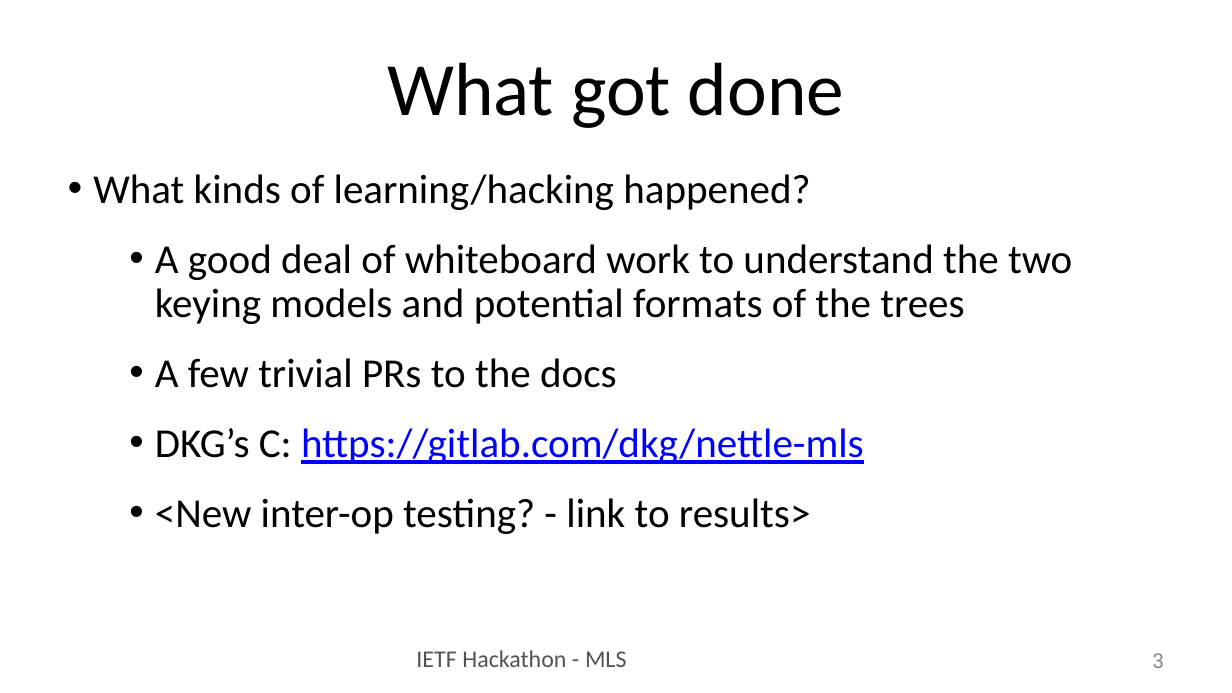
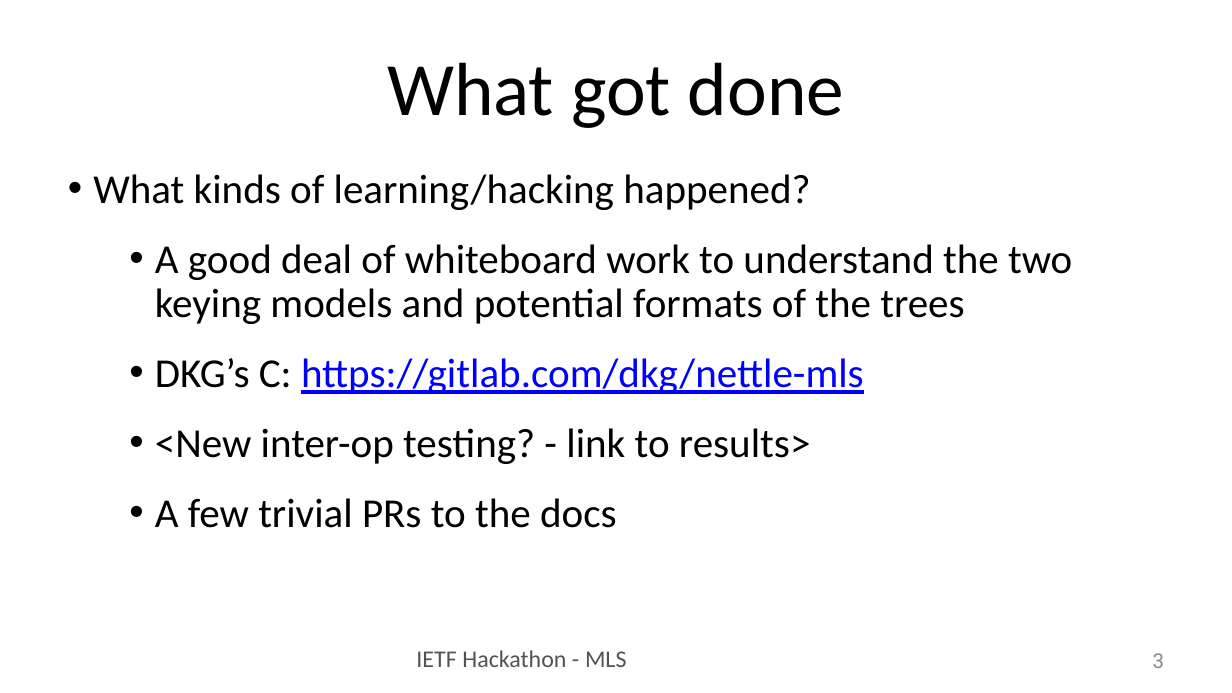
Before and after one commit to IETF-Hackathon/ietf102-project-presentations, a slide deck: slide 3 of hackathon-presentation-MLS.pptx. Drawn at 1232x693 pixels with LibreOffice and Linux fonts; fonts in the diff are those of the drawing. Boxes give left, top, right and bottom in pixels: in the first picture for what was removed or moved away, otherwise in the second. Text is boxed around its words. In the diff, an @@ line names an element or a change of style, - is before the commit and + after.

```diff
--- a/hackathon-presentation-MLS.pptx
+++ b/hackathon-presentation-MLS.pptx
@@ text at (x1=155, y1=358, x2=617, y2=388): paragraph removed @@
-  • A few trivial PRs to the docs
@@ text at (x1=155, y1=498, x2=617, y2=528): paragraph added @@
+  • A few trivial PRs to the docs
```
Also in this commit, not shown: 3 other slides changed.
